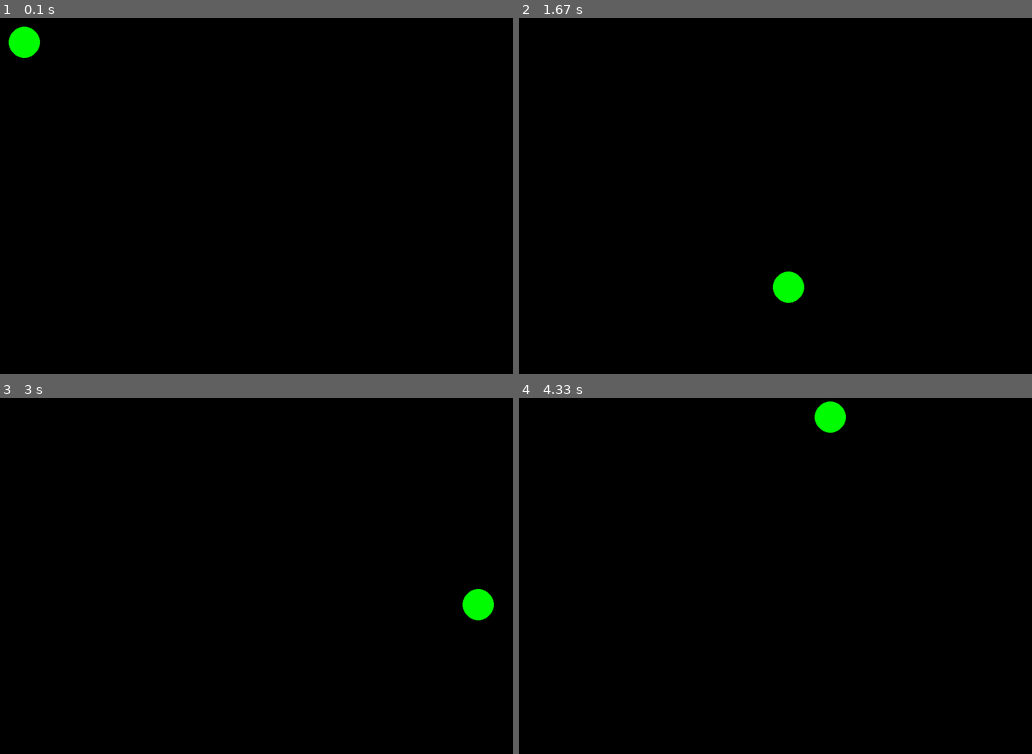
Above: before the commit, frames 1-4 (two rows, left to right).
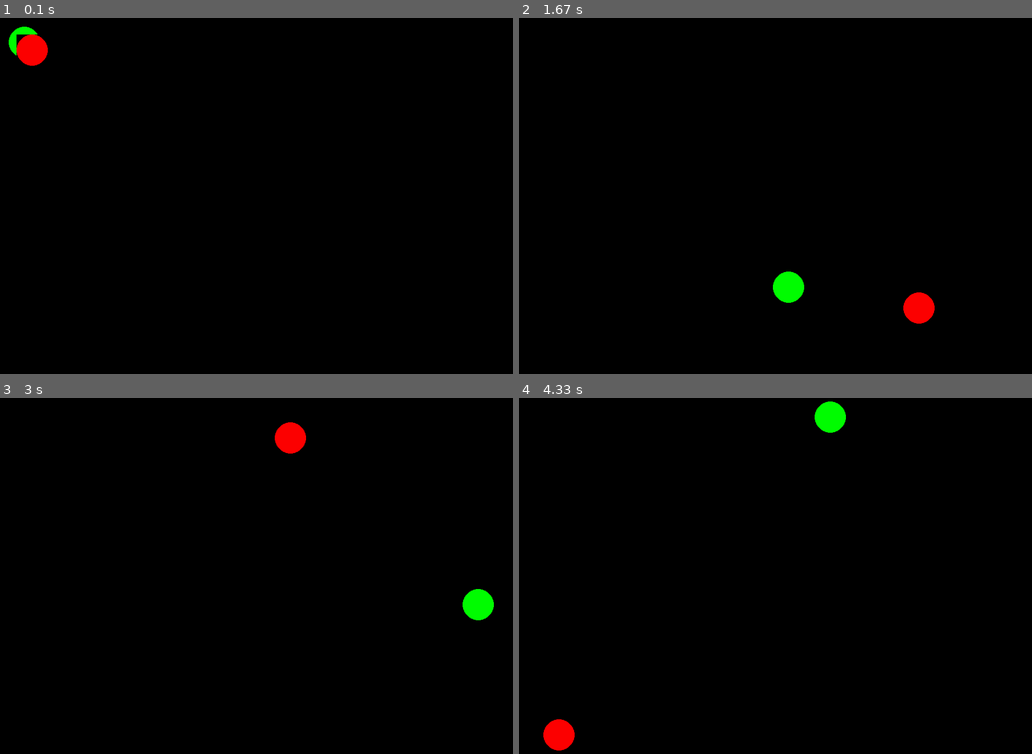
Above: after the commit, the same moments.

Repository: Archanciel/Learning_Pygame
Game: pygame game, started from my_bouncing_ball.py
The game is run twice, just before and just after one commit, with the same random seed, the same clock (stepped at 60 frames per second) and the same inputs.
Inputs (mouse positions are in pixels of both pictures, inside the frame that each line leads up to):
- Up to frame 1 (0.1 s): no input
- Up to frame 2 (1.67 s): click (770, 192) at 0.38 s
- Up to frame 3 (3 s): no input
- Up to frame 4 (4.33 s): no input

The runs differ from the first frame. In frame 1, 0.5% of the frame differs, in the area x 3-10%, y 4-14%; in frame 2, 0.4%; in frame 3, 0.4%; in frame 4, 0.4%.

Commit message:
addin second ball

Diff:
--- a/my_bouncing_ball.py
+++ b/my_bouncing_ball.py
@@ -28,15 +28,16 @@
         self.running = True
 
         self.all_sprites = None
-        self.figure = None
 
     def new(self):
         '''
         Starts a new game.
         '''
         self.all_sprites = pg.sprite.Group()
-        self.figure = Ball(screen=self.screen, color=GREEN, radius=30, startX=0, startY=0, dirX=10, dirY=10)
-        self.all_sprites.add(self.figure)
+        figure = Ball(screen=self.screen, color=GREEN, radius=30, startX=50, startY=50, dirX=10, dirY=10)
+        self.all_sprites.add(figure)
+        figure = Ball(screen=self.screen, color=RED, radius=30, startX=500, startY=600, dirX=15, dirY=15)
+        self.all_sprites.add(figure)
 
     def run(self):
         '''
